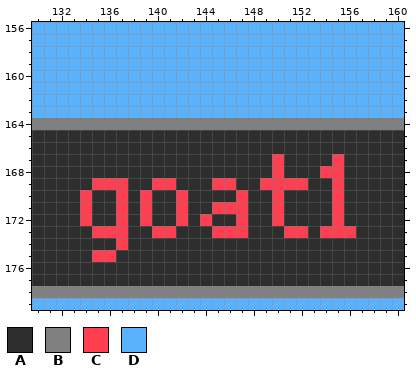
Two versions of one pixel-art file, .files/layout ui1.aseprite. Above: the version before the commit.
400x270 pixels, 1 frame. Colours within 5 levels of each other are drawn and written as one. Shown: x 130..160, y 156..179. The commit also changed other parts of the picture, which this record leaves out.
Palette (. is transparent): A #2e2e2e  B #808080  C #ff3f51  D #5bb2fc
Pixels before, first column x 130:
156 DDDDDDDDDDDDDDDDDDDDDDDDDDDDDDD
157 DDDDDDDDDDDDDDDDDDDDDDDDDDDDDDD
158 DDDDDDDDDDDDDDDDDDDDDDDDDDDDDDD
159 DDDDDDDDDDDDDDDDDDDDDDDDDDDDDDD
160 DDDDDDDDDDDDDDDDDDDDDDDDDDDDDDD
161 DDDDDDDDDDDDDDDDDDDDDDDDDDDDDDD
162 DDDDDDDDDDDDDDDDDDDDDDDDDDDDDDD
163 DDDDDDDDDDDDDDDDDDDDDDDDDDDDDDD
164 BBBBBBBBBBBBBBBBBBBBBBBBBBBBBBB
165 AAAAAAAAAAAAAAAAAAAAAAAAAAAAAAA
166 AAAAAAAAAAAAAAAAAAAAAAAAAAAAAAA
167 AAAAAAAAAAAAAAAAAAAACAAAACAAAAA
168 AAAAAAAAAAAAAAAAAAAACAAACCAAAAA
169 AAAAACCCAACCAAACCAACCCCAACAAAAA
170 AAAACAACACAACAAAACAACAAAACAAAAA
171 AAAACAACACAACAACCCAACAAAACAAAAA
172 AAAACAACACAACACAACAACAAAACAAAAA
173 AAAAACCCAACCAAACCCAAACCACCCAAAA
174 AAAAAAACAAAAAAAAAAAAAAAAAAAAAAA
175 AAAAACCAAAAAAAAAAAAAAAAAAAAAAAA
176 AAAAAAAAAAAAAAAAAAAAAAAAAAAAAAA
177 AAAAAAAAAAAAAAAAAAAAAAAAAAAAAAA
178 BBBBBBBBBBBBBBBBBBBBBBBBBBBBBBB
179 DDDDDDDDDDDDDDDDDDDDDDDDDDDDDDD
Now the later version:
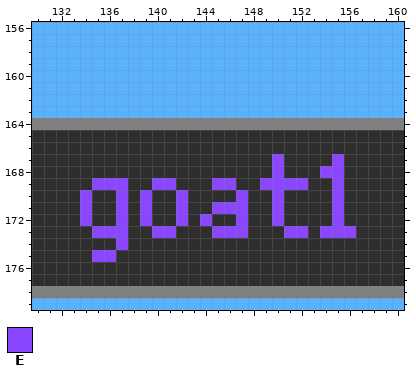
Colours new in this view: E #8a47ff
From old to new:
{"where": "layer \"nameplate\""}
{"y":167,"x":150,"old":"C","new":"E"}
{"y":167,"x":155,"old":"C","new":"E"}
{"y":168,"x":150,"old":"C","new":"E"}
{"y":168,"x":154,"old":"CC","new":"EE"}
{"y":169,"x":135,"old":"CCC","new":"EEE"}
{"y":169,"x":140,"old":"CC","new":"EE"}
{"y":169,"x":145,"old":"CC","new":"EE"}
{"y":169,"x":149,"old":"CCCC","new":"EEEE"}
{"y":169,"x":155,"old":"C","new":"E"}
{"y":170,"x":134,"old":"C","new":"E"}
{"y":170,"x":137,"old":"C","new":"E"}
{"y":170,"x":139,"old":"C","new":"E"}
{"y":170,"x":142,"old":"C","new":"E"}
{"y":170,"x":147,"old":"C","new":"E"}
{"y":170,"x":150,"old":"C","new":"E"}
{"y":170,"x":155,"old":"C","new":"E"}
{"y":171,"x":134,"old":"C","new":"E"}
{"y":171,"x":137,"old":"C","new":"E"}
{"y":171,"x":139,"old":"C","new":"E"}
{"y":171,"x":142,"old":"C","new":"E"}
{"y":171,"x":145,"old":"CCC","new":"EEE"}
{"y":171,"x":150,"old":"C","new":"E"}
{"y":171,"x":155,"old":"C","new":"E"}
{"y":172,"x":134,"old":"C","new":"E"}
{"y":172,"x":137,"old":"C","new":"E"}
{"y":172,"x":139,"old":"C","new":"E"}
{"y":172,"x":142,"old":"C","new":"E"}
{"y":172,"x":144,"old":"C","new":"E"}
{"y":172,"x":147,"old":"C","new":"E"}
{"y":172,"x":150,"old":"C","new":"E"}
{"y":172,"x":155,"old":"C","new":"E"}
{"y":173,"x":135,"old":"CCC","new":"EEE"}
{"y":173,"x":140,"old":"CC","new":"EE"}
{"y":173,"x":145,"old":"CCC","new":"EEE"}
{"y":173,"x":151,"old":"CC","new":"EE"}
{"y":173,"x":154,"old":"CCC","new":"EEE"}
{"y":174,"x":137,"old":"C","new":"E"}
{"y":175,"x":135,"old":"CC","new":"EE"}
